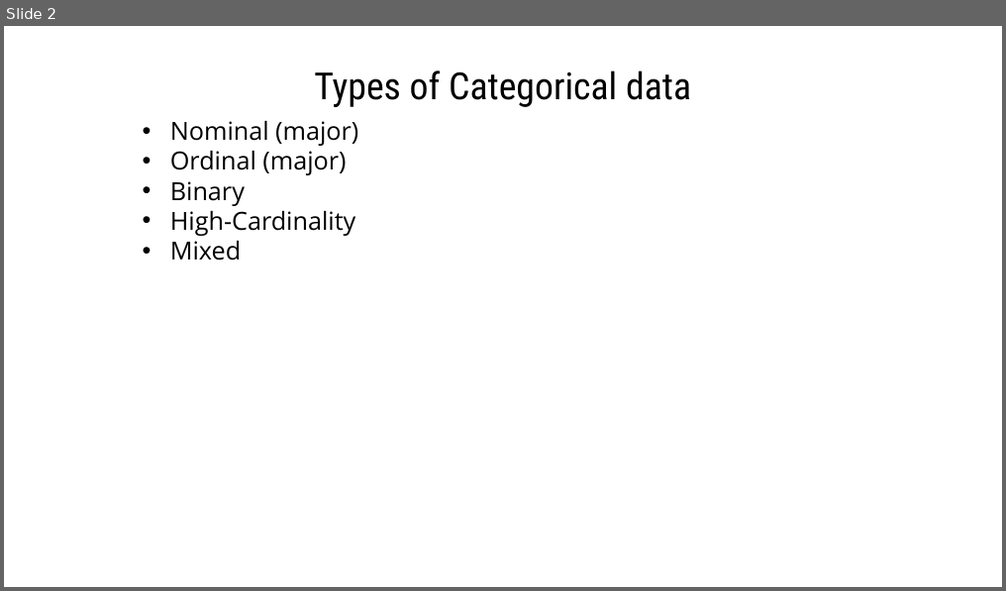
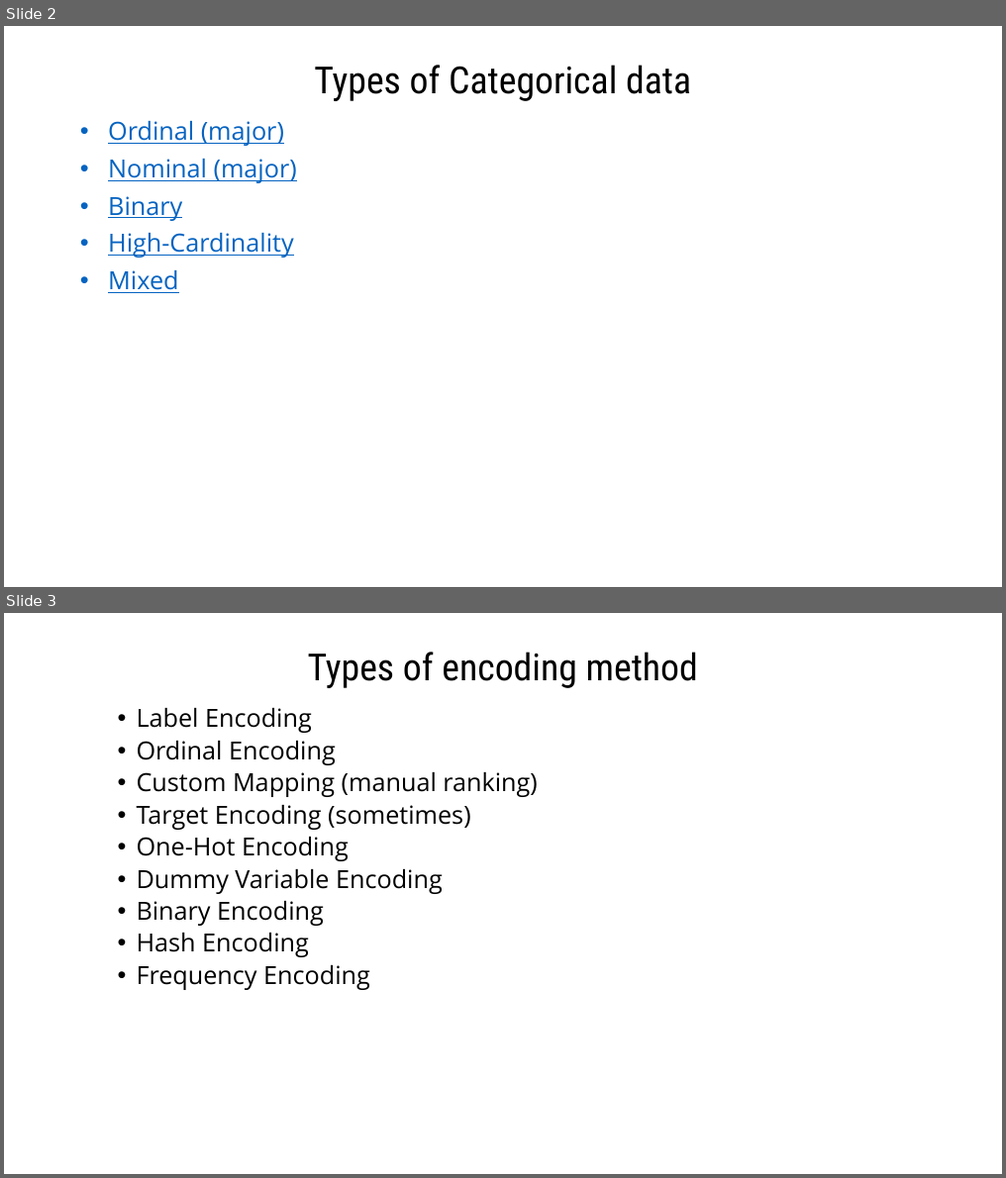
Before and after one commit to gmrr40058/data-science-ml-python-ostad, a slide deck: My Note and Practice/Text to Numerical Data Conversion/Categorical(Text to Numeric) data conversion-CTtN/Categorical Data.pptx. Shown one above the other, each under a label of ours: slide 2 before the commit, slides 2 and 3 after it. The pictures are 1006x591 and 1006x1178 pixels, drawn with LibreOffice and Linux fonts; fonts in the diff are those of the drawing. Boxes give left, top, right and bottom in pixels: in the first picture for what was removed or moved away, otherwise in the second. Text is boxed around its words. In the diff, an @@ line names an element or a change of style, - is before the commit and + after.

Commit message:
Slide titles have been added.

```diff
--- a/My Note and Practice/Text to Numerical Data Conversion/Categorical(Text to Numeric) data conversion-CTtN/Categorical Data.pptx
+++ b/My Note and Practice/Text to Numerical Data Conversion/Categorical(Text to Numeric) data conversion-CTtN/Categorical Data.pptx
@@ slide 3 added at (x1=4, y1=613, x2=1002, y2=1174), background #FFFFFF @@
@@ title added at (x1=308, y1=652, x2=698, y2=688), 36 pt, text #000000 @@
+Types of encoding method
@@ text added at (x1=137, y1=708, x2=537, y2=990), 24 pt, text #000000 @@
+  • Label Encoding
+  • Ordinal Encoding
+  • Custom Mapping (manual ranking)
+  • Target Encoding (sometimes)
+  • One-Hot Encoding
+  • Dummy Variable Encoding
+  • Binary Encoding
+  • Hash Encoding
+  • Frequency Encoding
@@ slide 2 changed as well @@
@@ title "Types of Categorical data" at (x1=314, y1=65, x2=691, y2=101): line spacing 1 to 0.9; vertical alignment top to middle @@
@@ text "Ordinal (major)" moved from (x1=170, y1=121, x2=358, y2=261) to (x1=108, y1=121, x2=297, y2=293) @@
@@ text at (x1=108, y1=121, x2=284, y2=146): paragraph added @@
+• Ordinal (major)
@@ text at (x1=108, y1=159, x2=297, y2=293): text colour #000000 to #0563C1, underline on in "Nominal (major)", "Binary", "High-Cardinality", "Mixed"; line spacing 1 to 0.9; more space between paragraphs @@
@@ text at (x1=170, y1=151, x2=346, y2=175): paragraph removed @@
-• Ordinal (major)
```
Also in this commit, not shown: 7 other slides changed, 3 other slides added, 17 slides removed.
